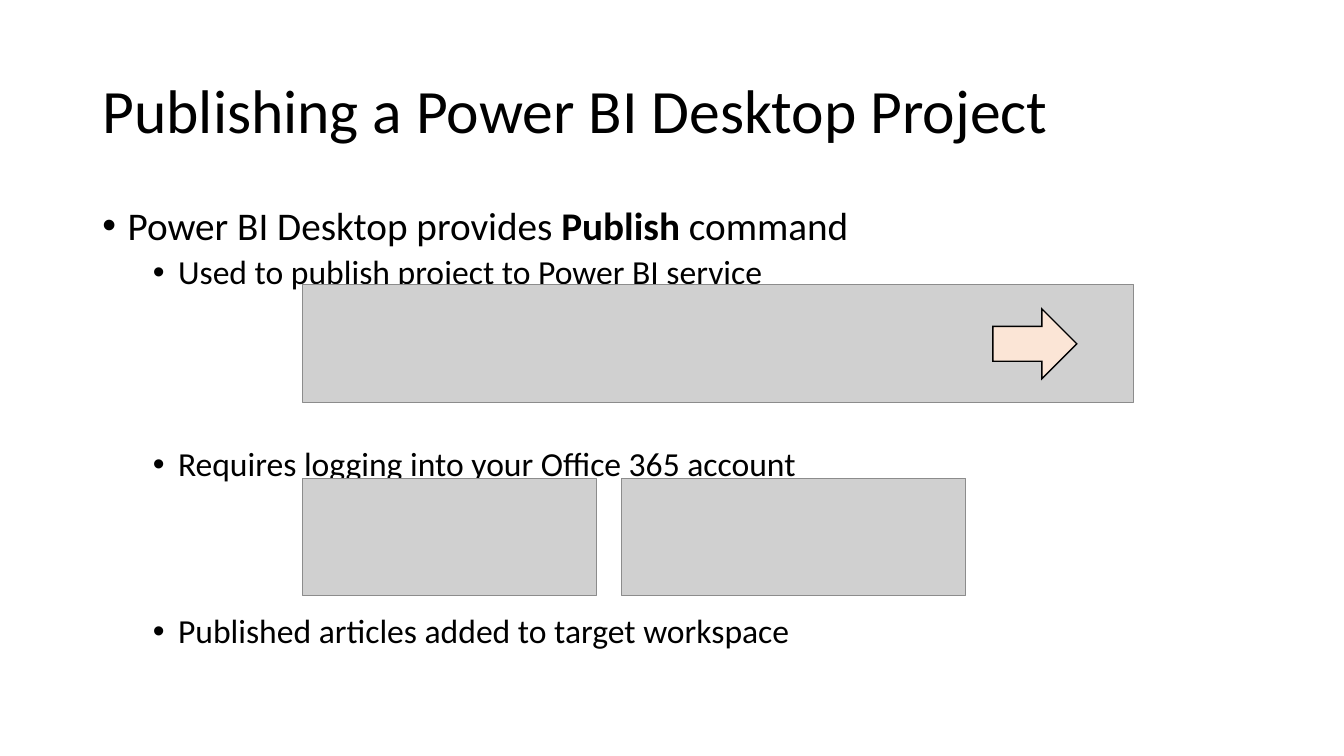
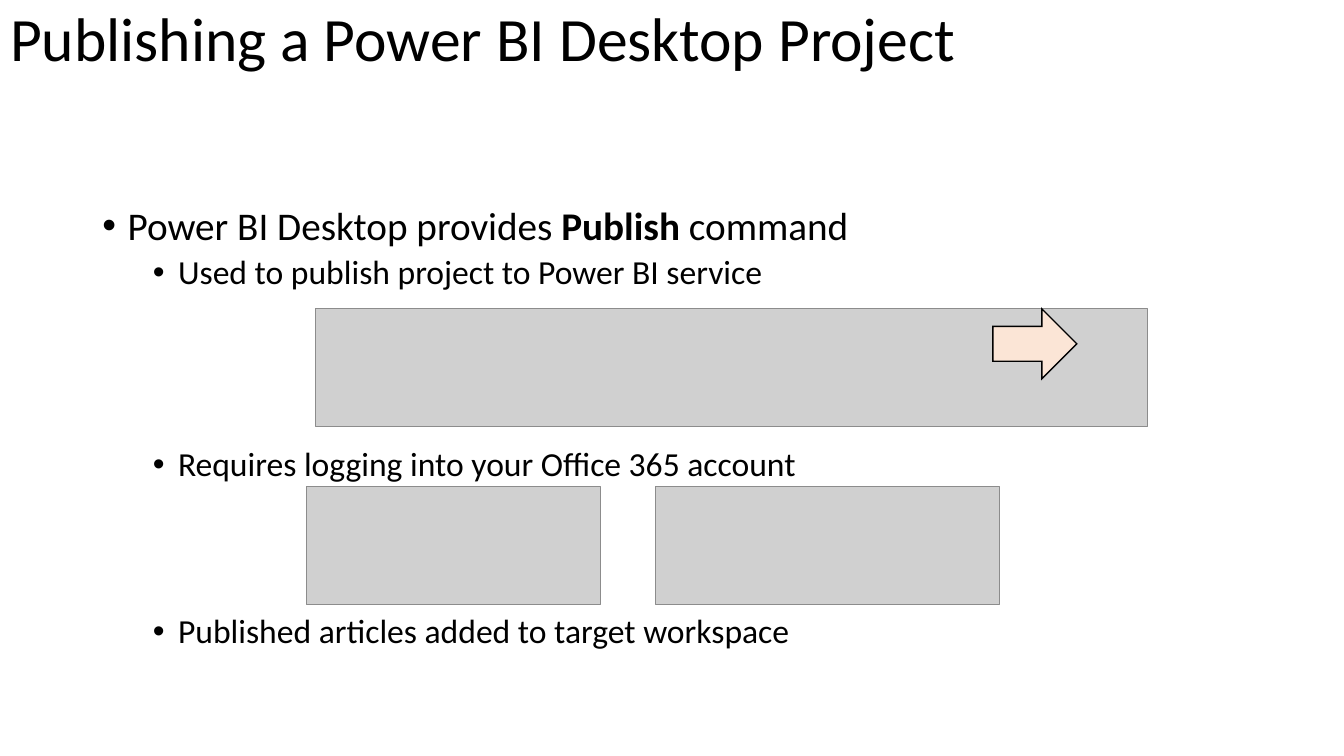
Before and after one commit to solliancenet/precon-synapse-power-bi, a slide deck: slide 16 of Slides/04 - Power BI.pptx. Drawn at 1344x756 pixels with LibreOffice and Linux fonts; fonts in the diff are those of the drawing; grey boxes stand for pictures. Boxes give left, top, right and bottom in pixels: in the first picture for what was removed or moved away, otherwise in the second. Text is boxed around its words. In the diff, an @@ line names an element or a change of style, - is before the commit and + after.

```diff
--- a/Slides/04 - Power BI.pptx
+++ b/Slides/04 - Power BI.pptx
@@ title "Publishing a Power BI Desktop ...": place and size @@
-title "Publishing a Power BI Desktop ..." at bbox=[102, 90, 1048, 144]
+title "Publishing a Power BI Desktop ..." at bbox=[10, 18, 955, 72]
@@ picture: place and size @@
-picture at bbox=[302, 284, 1134, 402]
+picture at bbox=[316, 309, 1147, 426]
@@ picture: place and size @@
-picture at bbox=[302, 478, 597, 596]
+picture at bbox=[307, 487, 601, 605]
@@ picture: place and size @@
-picture at bbox=[622, 478, 967, 596]
+picture at bbox=[655, 487, 1000, 605]
```
Also in this commit, not shown: 46 other slides changed, 10 slides added, 4 slides removed.
